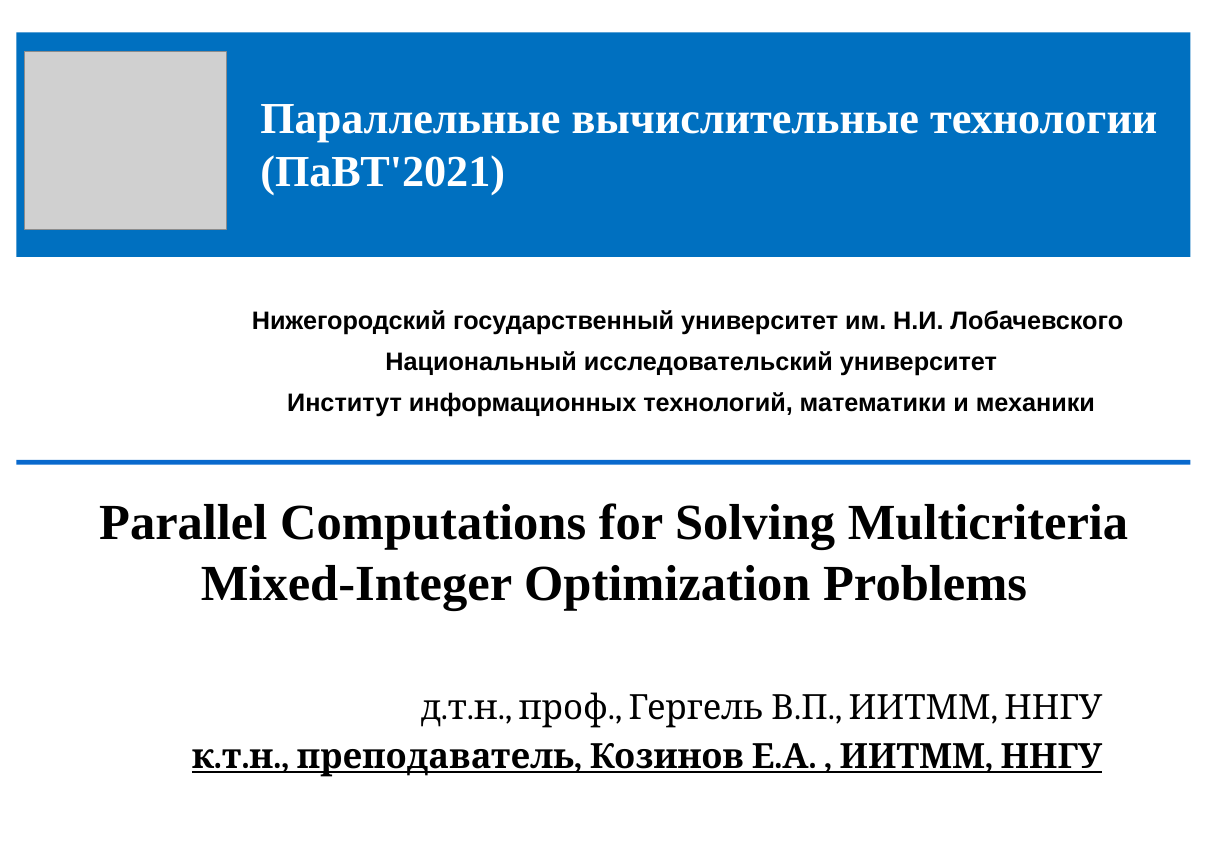
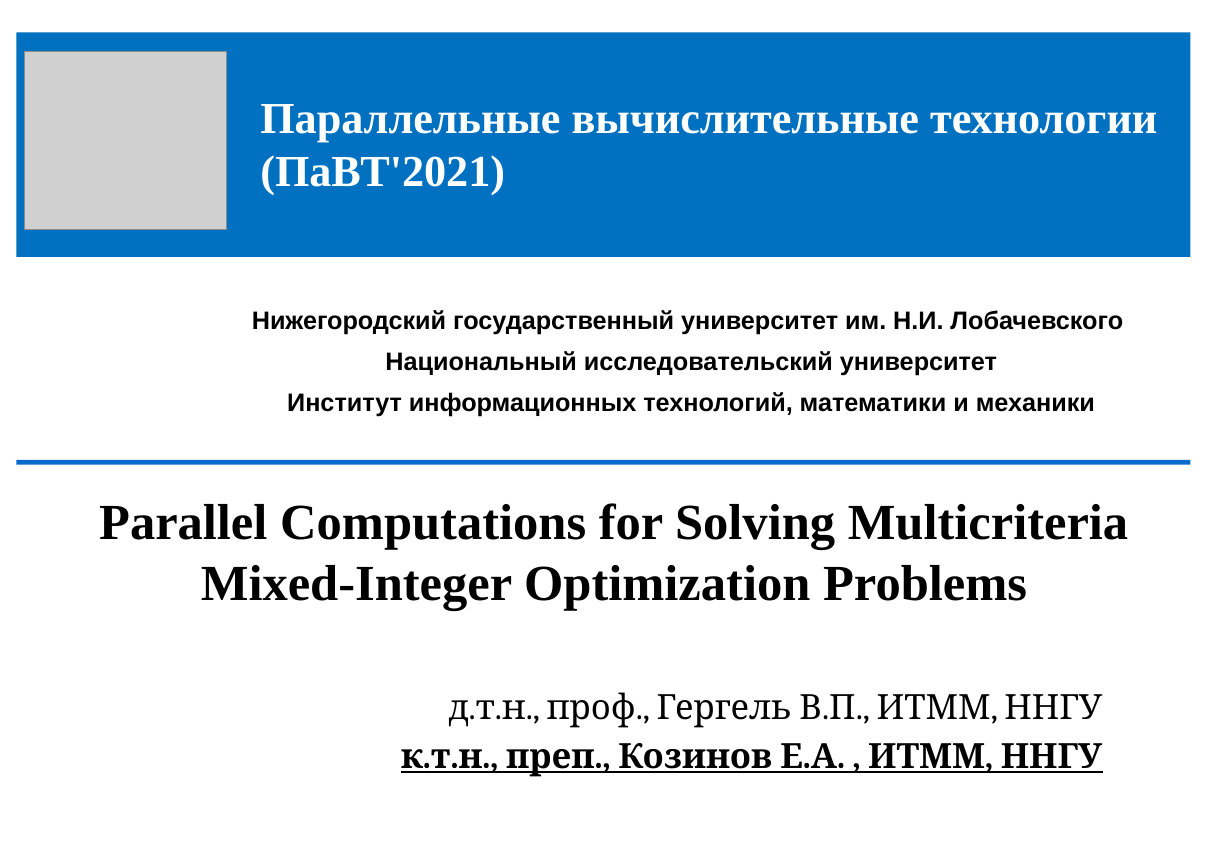
Before and after one commit to kabarkalov/GlobOptPapers, a slide deck: slide 1 of 2021/PСT_GergelKozinov/PCT2021_kozinov.pptx. Drawn at 1232x853 pixels with LibreOffice and Linux fonts; fonts in the diff are those of the drawing; grey boxes stand for pictures; background and template pictures are left out. Boxes give left, top, right and bottom in pixels: in the first picture for what was removed or moved away, otherwise in the second. Text is boxed around its words. In the diff, an @@ line names an element or a change of style, - is before the commit and + after.

```diff
--- a/2021/PСT_GergelKozinov/PCT2021_kozinov.pptx
+++ b/2021/PСT_GergelKozinov/PCT2021_kozinov.pptx
@@ text at bbox=[401, 692, 1102, 777]: text changed; bold off @@
-д.т.н., проф., Гергель В.П., ИИТММ, ННГУ
-к.т.н., преподаватель, Козинов Е.А. , ИИТММ, ННГУ
+д.т.н., проф., Гергель В.П., ИТММ, ННГУ
+к.т.н., преп., Козинов Е.А. , ИТММ, ННГУ
```
Also in this commit, not shown: 15 other slides changed.
